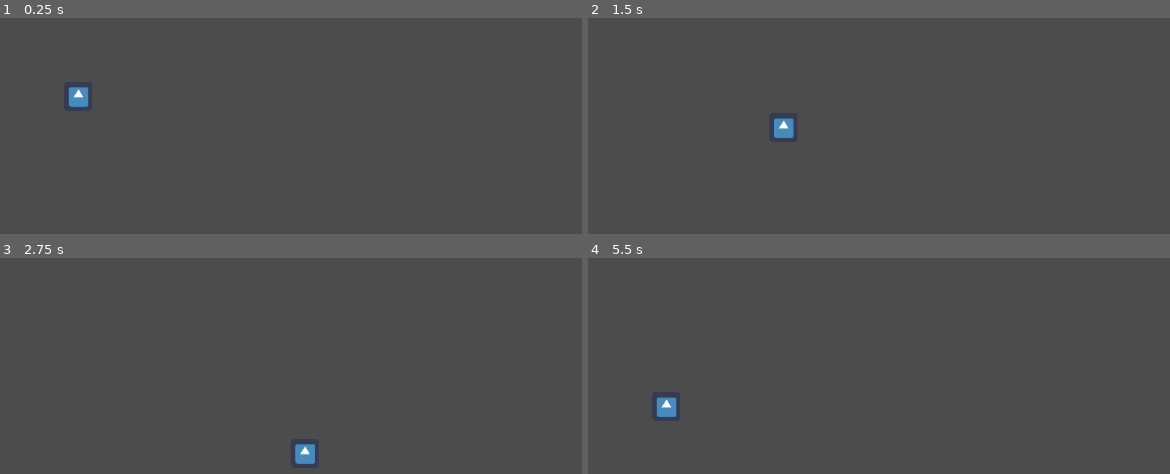
Above: before the commit, frames 1-4 (two rows, left to right).
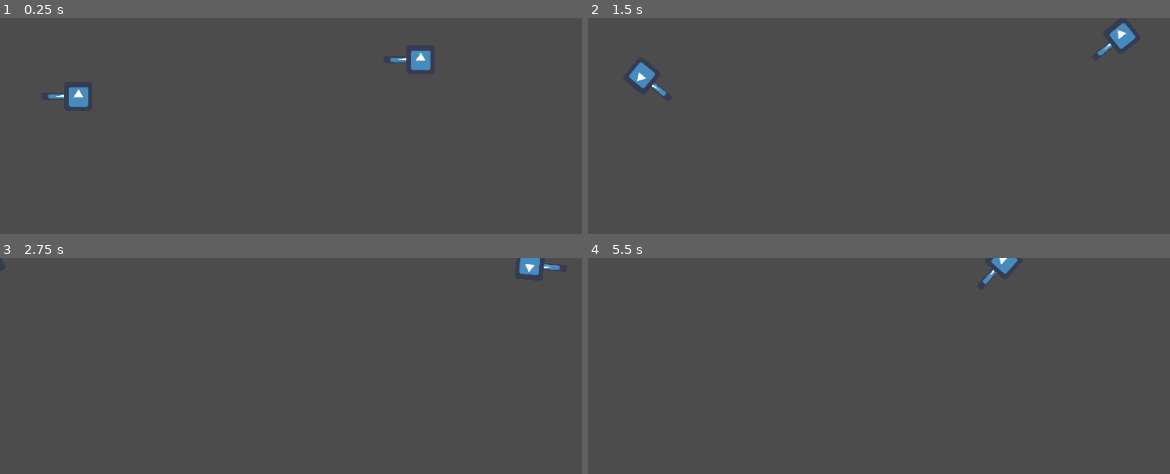
Above: after the commit, the same moments.

Repository: AsgerHB/godot-tank-battle
Game: Godot game, scene res://World.tscn
Two runs of this game, one before a commit and one after it. Both use one fixed random seed, a clock stepped at 60 frames per second and the inputs below. The engine's default icon, where the game draws it, is replaced by a stand-in: a white triangle on a blue panel in a dark square.
Inputs:
- Up to frame 1 (0.25 s): no input
- Up to frame 2 (1.5 s): tap Enter at 0.5 s; hold Right (ui_right) 0.53-1.28 s; hold S (down2, bound only after the commit) 0.53-1.28 s; tap A (left2, bound only after the commit) at 0.8, 1.35 s; hold Down (ui_down) from 1.28 s (still down)
- Up to frame 3 (2.75 s): tap D (right2, bound only after the commit) at 1.55 s; release Down (ui_down) at 2.03 s; hold Right (ui_right) from 2.03 s (still down); hold D (right2, bound only after the commit) from 2.03 s (still down); tap W (up2, bound only after the commit) at 2.3 s
- Up to frame 4 (5.5 s): release Right (ui_right) at 2.78 s; release D (right2, bound only after the commit) at 2.78 s; hold Up (ui_up) 2.78-3.53 s; tap W (up2, bound only after the commit) at 2.85, 5.3 s; tap S (down2, bound only after the commit) at 3.05 s; hold S (down2, bound only after the commit) 3.53-4.28 s; hold Left (ui_left) 3.53-5.03 s; tap A (left2, bound only after the commit) at 3.8, 4.35 s; tap D (right2, bound only after the commit) at 4.55 s; hold Down (ui_down) from 5.03 s (still down); hold D (right2, bound only after the commit) from 5.03 s (still down)

The runs differ from the first frame. In frame 1, 0.4% of the frame differs, in the area x 8-75%, y 14-38%; in frame 2, 1.1%, in the area x 7-95%, y 2-56%; in frame 3, 0.6%; in frame 4, 0.6%.

Commit message:
Add actual tanks with noses

Diff:
--- /dev/null
+++ b/Godot Tank Battle/Scripts/Tank.gd
@@ -0,0 +1,43 @@
+extends KinematicBody2D
+
+export var speed = 200
+export var rot_speed = 0.085
+var velocity = Vector2()
+
+export(bool) var is_player2
+
+func get_input():
+	velocity = Vector2()
+
+	if Input.is_action_pressed("ui_left"):
+		rotation -= rot_speed
+	if Input.is_action_pressed("ui_right"):
+		rotation += rot_speed
+
+	if Input.is_action_pressed("ui_up"):
+		velocity = Vector2(-speed / 2, 0).rotated(rotation)
+	if Input.is_action_pressed("ui_down"):
+		velocity = Vector2(speed, 0).rotated(rotation)
+
+func get_input2():
+	velocity = Vector2()
+
+	if Input.is_action_pressed("left2"):
+		rotation -= rot_speed
+	if Input.is_action_pressed("right2"):
+		rotation += rot_speed
+
+	if Input.is_action_pressed("up2"):
+		velocity = Vector2(-speed / 2, 0).rotated(rotation)
+	if Input.is_action_pressed("down2"):
+		velocity = Vector2(speed, 0).rotated(rotation)
+
+func _physics_process(delta):
+	if is_player2:
+		get_input2()
+	else:
+		get_input()
+
+	velocity = velocity.normalized() * speed
+	velocity = move_and_slide(velocity)
+	velocity = Vector2.ZERO
--- a/Godot Tank Battle/Tank.gd
+++ /dev/null
@@ -1,24 +0,0 @@
-extends KinematicBody2D
-
-export var speed = 200
-
-var velocity = Vector2()
-
-func get_input():
-	velocity = Vector2()
-
-	if Input.is_action_pressed("ui_right"):
-		velocity.x += 1
-	if Input.is_action_pressed("ui_left"):
-		velocity.x -= 1
-	if Input.is_action_pressed("ui_up"):
-		velocity.y -= 1
-	if Input.is_action_pressed("ui_down"):
-		velocity.y += 1
-
-func _physics_process(delta):
-	get_input()
-
-	velocity = velocity.normalized() * speed
-	velocity = move_and_slide(velocity)
-	velocity = Vector2.ZERO
--- /dev/null
+++ b/Godot Tank Battle/Tank.tscn
@@ -0,0 +1,24 @@
+[gd_scene load_steps=4 format=2]
+
+[ext_resource path="res://Scripts/Tank.gd" type="Script" id=1]
+[ext_resource path="res://icon.png" type="Texture" id=2]
+
+[sub_resource type="CircleShape2D" id=1]
+
+[node name="Tank" type="KinematicBody2D"]
+position = Vector2( 100, 100 )
+scale = Vector2( 3, 3 )
+script = ExtResource( 1 )
+
+[node name="CollisionShape2D" type="CollisionShape2D" parent="."]
+shape = SubResource( 1 )
+
+[node name="Sprite2" type="Sprite" parent="."]
+position = Vector2( -6.087, 0.119 )
+scale = Vector2( 0.300864, 0.0453776 )
+texture = ExtResource( 2 )
+
+[node name="Sprite" type="Sprite" parent="."]
+position = Vector2( 0.118904, 0.118916 )
+scale = Vector2( 0.186186, 0.193618 )
+texture = ExtResource( 2 )
--- a/Godot Tank Battle/World.tscn
+++ b/Godot Tank Battle/World.tscn
@@ -1,21 +1,11 @@
-[gd_scene load_steps=4 format=2]
+[gd_scene load_steps=2 format=2]
 
-[ext_resource path="res://icon.png" type="Texture" id=1]
-[ext_resource path="res://Tank.gd" type="Script" id=2]
-
-[sub_resource type="CircleShape2D" id=1]
+[ext_resource path="res://Tank.tscn" type="PackedScene" id=1]
 
 [node name="Node2D" type="Node2D"]
 
-[node name="Tank" type="KinematicBody2D" parent="."]
-position = Vector2( 100, 100 )
-scale = Vector2( 3, 3 )
-script = ExtResource( 2 )
+[node name="Tank" parent="." instance=ExtResource( 1 )]
 
-[node name="CollisionShape2D" type="CollisionShape2D" parent="Tank"]
-shape = SubResource( 1 )
-
-[node name="Sprite" type="Sprite" parent="Tank"]
-position = Vector2( 0.118904, 0.118916 )
-scale = Vector2( 0.186186, 0.193618 )
-texture = ExtResource( 1 )
+[node name="Tank2" parent="." instance=ExtResource( 1 )]
+position = Vector2( 538, 53 )
+is_player2 = true
--- a/Godot Tank Battle/project.godot
+++ b/Godot Tank Battle/project.godot
@@ -19,6 +19,29 @@
 run/main_scene="res://World.tscn"
 config/icon="res://icon.png"
 
+[input]
+
+left2={
+"deadzone": 0.5,
+"events": [ Object(InputEventKey,"resource_local_to_scene":false,"resource_name":"","device":0,"alt":false,"shift":false,"control":false,"meta":false,"command":false,"pressed":false,"scancode":65,"unicode":0,"echo":false,"script":null)
+ ]
+}
+right2={
+"deadzone": 0.5,
+"events": [ Object(InputEventKey,"resource_local_to_scene":false,"resource_name":"","device":0,"alt":false,"shift":false,"control":false,"meta":false,"command":false,"pressed":false,"scancode":68,"unicode":0,"echo":false,"script":null)
+ ]
+}
+up2={
+"deadzone": 0.5,
+"events": [ Object(InputEventKey,"resource_local_to_scene":false,"resource_name":"","device":0,"alt":false,"shift":false,"control":false,"meta":false,"command":false,"pressed":false,"scancode":87,"unicode":0,"echo":false,"script":null)
+ ]
+}
+down2={
+"deadzone": 0.5,
+"events": [ Object(InputEventKey,"resource_local_to_scene":false,"resource_name":"","device":0,"alt":false,"shift":false,"control":false,"meta":false,"command":false,"pressed":false,"scancode":83,"unicode":0,"echo":false,"script":null)
+ ]
+}
+
 [rendering]
 
 environment/default_environment="res://default_env.tres"
Not shown, added: Godot Tank Battle/Assets/sprites/blocks/defense/force-projector-top.png.import
Not shown, added: Godot Tank Battle/Assets/sprites/blocks/defense/force-projector.png.import
Not shown, added: Godot Tank Battle/Assets/sprites/blocks/defense/mend-projector-top.png.import
Not shown, added: Godot Tank Battle/Assets/sprites/blocks/defense/mend-projector.png.import
Not shown, added: Godot Tank Battle/Assets/sprites/blocks/defense/mender-top.png.import
Not shown, added: Godot Tank Battle/Assets/sprites/blocks/defense/mender.png.import
Not shown, added: Godot Tank Battle/Assets/sprites/blocks/defense/overdrive-projector-top.png.import
Not shown, added: Godot Tank Battle/Assets/sprites/blocks/defense/overdrive-projector.png.import
Not shown, added: Godot Tank Battle/Assets/sprites/blocks/defense/shock-mine.png.import
Not shown, added: Godot Tank Battle/Assets/sprites/blocks/distribution/bridge-arrow.png.import
Not shown, added: Godot Tank Battle/Assets/sprites/blocks/distribution/bridge-conveyor-arrow.png.import
Not shown, added: Godot Tank Battle/Assets/sprites/blocks/distribution/bridge-conveyor-bridge.png.import
(and 675 more such lines)
